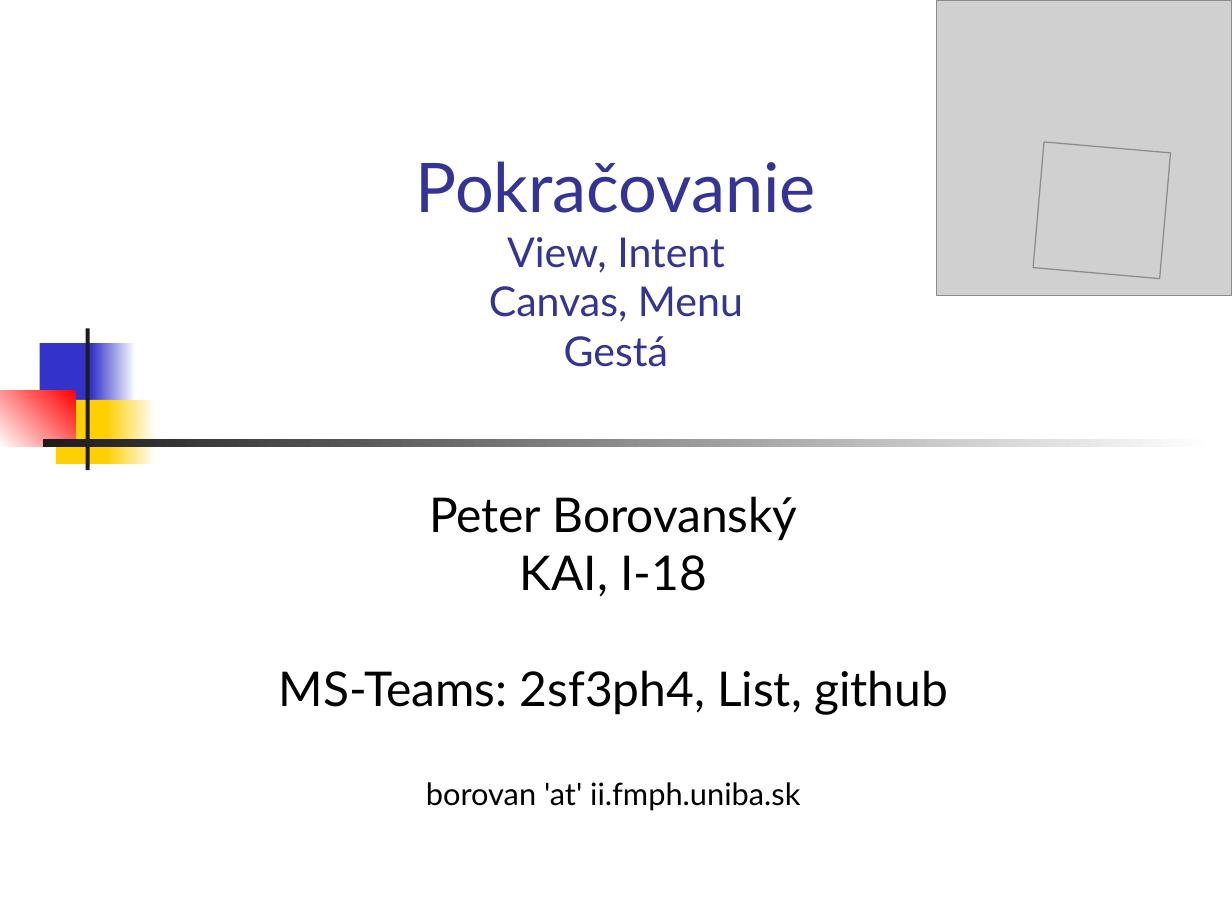
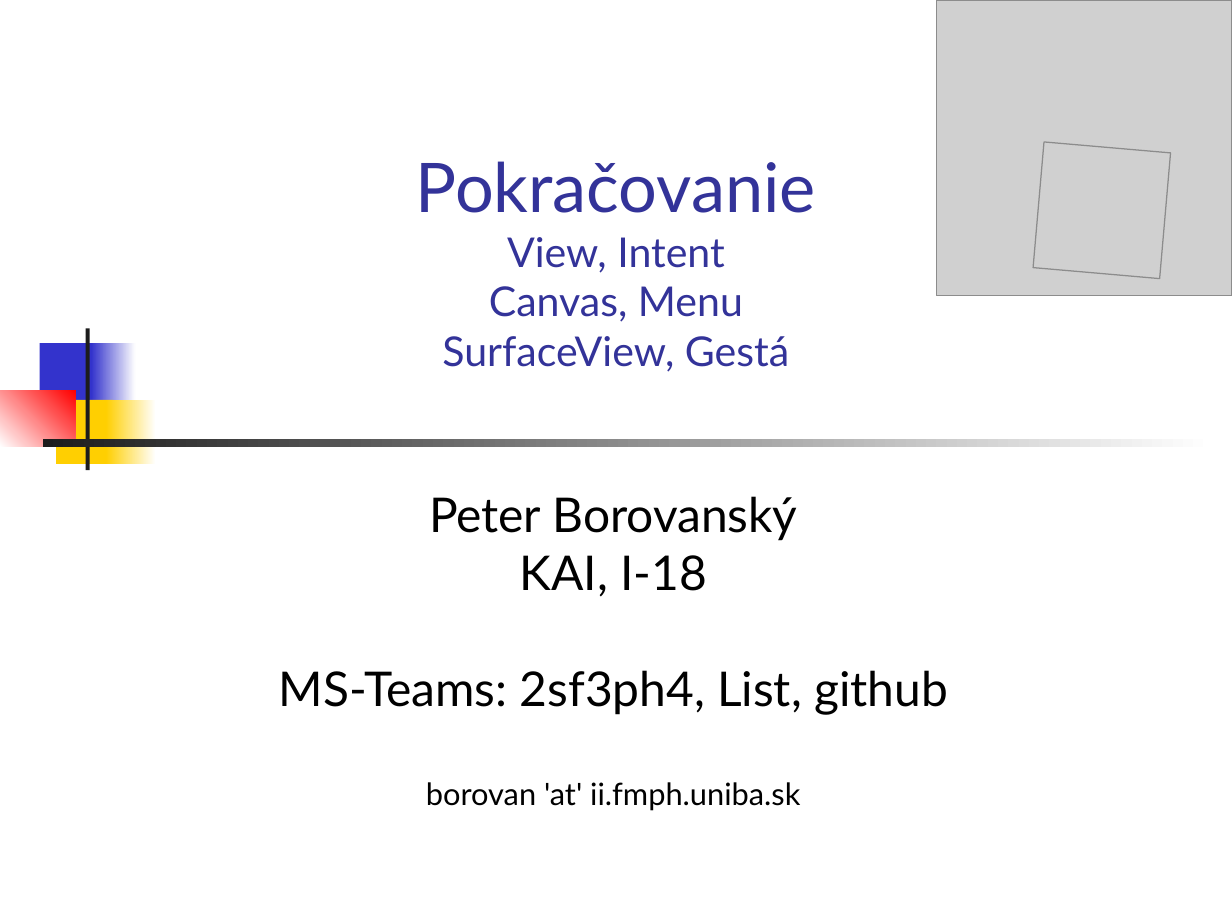
Before and after one commit to vmandro/Prednasky, a slide deck: slide 1 of 04/04_Android.ppt. Drawn at 1232x924 pixels with LibreOffice and Linux fonts; fonts in the diff are those of the drawing; grey boxes stand for pictures. Boxes give left, top, right and bottom in pixels: in the first picture for what was removed or moved away, otherwise in the second. Text is boxed around its words. In the diff, an @@ line names an element or a change of style, - is before the commit and + after.

```diff
--- a/04/04_Android.ppt
+++ b/04/04_Android.ppt
@@ title at (416, 161, 816, 372): text changed @@
-Pokračovanie
-View, Intent
-Canvas, Menu
-Gestá
+Pokračovanie
+View, Intent
+Canvas, Menu
+SurfaceView, Gestá
```
Also in this commit, not shown: 19 other slides changed, 8 slides added, 3 other files.
